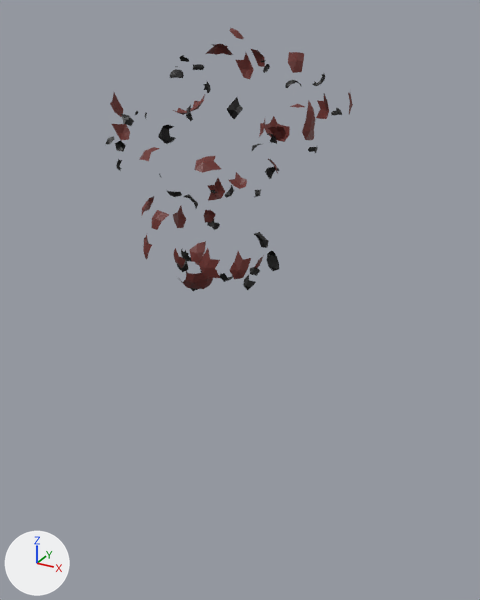
Renders of the glTF model public/models/azuki_unarmed_frames/explode/explode.f0020.glb from each side of a commit.
Before and after are seen from a camera (50 mm lens) standing at (11.6, -19.73, 4.98) and looking at (0.42, 0.6, -5.19). The lights are fixed; the arrows at lower left show +X, +Y and +Z. Where no turn or scale is listed for an object, it has been applied to the vertices. Vertices at the same position are counted once.

In view in the first picture: 'Body.001'.
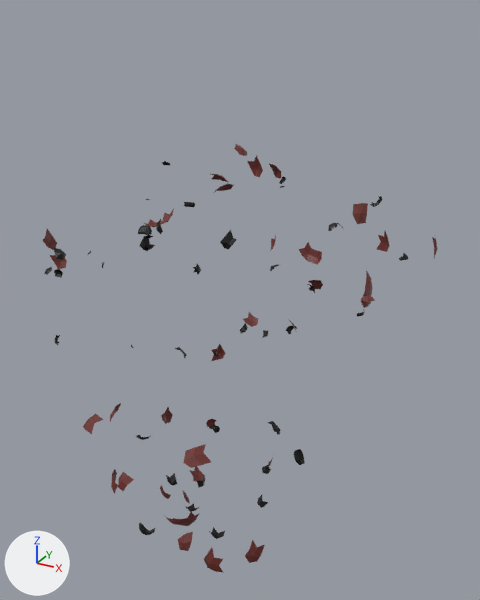
What differs and where, as boxes [x1, y1, x2, y2] in the pictures (480 x 600 px; the box of a moved part takes in the faces that stretch with it):
'Body.001', reshaped (59% wider, 63% taller)
    before: [106, 27, 353, 291]
    after: [43, 143, 437, 573]
part 1 of me_bodysubnode_001, moved or reshaped
    before: [173, 95, 205, 115]
    after: [144, 209, 174, 227]
part 2 of me_bodysubnode_001, moved or reshaped
    before: [179, 270, 217, 289]
    after: [165, 512, 199, 526]
part 3 of me_bodysubnode_001, moved or reshaped
    before: [254, 255, 264, 268]
    after: [266, 458, 273, 468]
part 4 of me_bodysubnode_001, moved or reshaped
    before: [195, 262, 200, 265]
    after: [190, 467, 205, 482]
part 5 of me_bodysubnode_001, moved or reshaped
    before: [229, 172, 247, 189]
    after: [243, 312, 258, 327]
part 6 of me_bodysubnode_001, moved or reshaped
    before: [302, 100, 315, 140]
    after: [361, 270, 373, 308]
part 7 of me_bodysubnode_001, moved or reshaped
    before: [173, 248, 185, 268]
    after: [160, 485, 171, 499]
part 8 of me_bodysubnode_001, moved or reshaped
    before: [199, 248, 220, 278]
    after: [204, 548, 224, 573]
part 9 of me_bodysubnode_001, moved or reshaped
    before: [110, 93, 123, 117]
    after: [43, 229, 57, 250]
part 10 of me_bodysubnode_001, moved or reshaped (not visible before)
    after: [183, 491, 190, 504]
part 11 of me_bodysubnode_001, moved or reshaped
    before: [143, 235, 152, 259]
    after: [111, 469, 118, 494]
part 12 of me_bodysubnode_001, moved or reshaped
    before: [263, 116, 290, 142]
    after: [299, 242, 322, 265]
part 13 of me_bodysubnode_001, moved or reshaped
    before: [112, 124, 130, 140]
    after: [50, 255, 67, 269]
part 14 of me_bodysubnode_001, moved or reshaped
    before: [207, 178, 225, 201]
    after: [212, 344, 226, 361]
part 15 of me_bodysubnode_001, moved or reshaped
    before: [259, 120, 265, 137]
    after: [270, 235, 276, 251]
part 16 of me_bodysubnode_001, moved or reshaped
    before: [316, 94, 329, 119]
    after: [377, 231, 389, 252]
part 17 of me_bodysubnode_001, moved or reshaped
    before: [230, 251, 251, 280]
    after: [245, 540, 265, 563]
part 18 of me_bodysubnode_001, moved or reshaped
    before: [173, 206, 186, 228]
    after: [161, 407, 173, 424]
part 19 of me_bodysubnode_001, moved or reshaped
    before: [236, 53, 254, 79]
    after: [247, 155, 263, 178]
part 20 of me_bodysubnode_001, moved or reshaped
    before: [348, 93, 353, 114]
    after: [432, 237, 437, 258]
part 21 of me_bodysubnode_001, moved or reshaped
    before: [189, 241, 206, 262]
    after: [178, 532, 193, 551]
part 22 of me_bodysubnode_001, moved or reshaped
    before: [288, 52, 304, 73]
    after: [353, 203, 368, 224]
part 23 of me_bodysubnode_001, moved or reshaped
    before: [194, 156, 221, 173]
    after: [183, 444, 211, 468]
part 24 of me_bodysubnode_001, moved or reshaped
    before: [142, 196, 154, 215]
    after: [110, 403, 121, 422]

The change, as a list of edits to the scene's bpy script:
```text
Change me_bodysubnode_001:
    remove me_bodysubnode_001.from_pydata(...)  # 874 vertices, 878 faces; spans x -4.63..3.92, y -4.33..4.29, z -4.63..4.39
    add me_bodysubnode_001.from_pydata(...)  # 874 vertices, 878 faces; spans x -8.33..6.89, y -8.0..7.77, z -15.12..0.51
    me_bodysubnode_001 part 1: the loose piece of 15 vertices spanning x -1.73..-0.75, y -0.39..0.52, z 1.63..2.29 is moved by (-1.38, -0.14, -4.18)
    me_bodysubnode_001 part 2: the loose piece of 20 vertices spanning x -0.88..0.5, y -1.9..-1.0, z -4.21..-3.03 is moved by (-0.4, -1.0, -10.12)
    me_bodysubnode_001 part 3: the loose piece of 10 vertices spanning x 0.3..0.77, y 1.35..2.03, z -4.5..-3.7 is moved by (-0.13, 1.61, -10.5)
    me_bodysubnode_001 part 4: the loose piece of 10 vertices spanning x -1.05..-0.52, y -0.72..0.03, z -3.78..-3.21 is moved by (-0.26, -0.22, -9.68)
    me_bodysubnode_001 part 5: the loose piece of 9 vertices spanning x -1.5..-0.76, y 3.11..3.53, z -1.62..-1.06 is moved by (-0.89, 2.86, -7.53)
    me_bodysubnode_001 part 6: the loose piece of 13 vertices spanning x 2.77..3.11, y 0.12..0.93, z 1.04..2.26 is moved by (2.16, 0.68, -5.71)
    me_bodysubnode_001 part 7: the loose piece of 8 vertices spanning x -0.96..-0.35, y -1.85..-1.6, z -3.37..-2.54 is moved by (-0.48, -0.92, -9.63)
    me_bodysubnode_001 part 8: the loose piece of 10 vertices spanning x 1.04..1.76, y -3.27..-3.08, z -2.75..-1.79 is moved by (1.33, -2.27, -9.51)
    me_bodysubnode_001 part 9: the loose piece of 8 vertices spanning x -3.2..-2.96, y -1.92..-1.26, z 1.61..2.44 is moved by (-2.25, -1.51, -4.65)
    me_bodysubnode_001 part 10: the loose piece of 8 vertices spanning x -1.42..-1.02, y -0.73..-0.15, z -4.46..-3.86 is moved by (-0.6, 0.1, -10.66)
    me_bodysubnode_001 part 11: the loose piece of 14 vertices spanning x -2.32..-1.5, y -2.17..-1.26, z -3.13..-2.17 is moved by (-1.36, -1.26, -9.88)
    me_bodysubnode_001 part 12: the loose piece of 13 vertices spanning x -0.24..0.89, y 3.54..3.91, z 0.31..1.19 is moved by (0.39, 2.98, -5.9)
    me_bodysubnode_001 part 13: the loose piece of 8 vertices spanning x -4.63..-4.13, y -0.05..0.47, z 0.49..1.08 is moved by (-3.7, -0.2, -5.72)
    me_bodysubnode_001 part 14: the loose piece of 10 vertices spanning x -2.28..-1.74, y 2.78..3.28, z -2.19..-1.23 is moved by (-1.44, 2.38, -8.94)
    me_bodysubnode_001 part 15: the loose piece of 8 vertices spanning x -0.69..-0.28, y 3.74..4.29, z 0.29..1.13 is moved by (-1.11, 3.48, -5.96)
    me_bodysubnode_001 part 16: the loose piece of 10 vertices spanning x 2.06..2.7, y 2.98..3.35, z 1.31..2.27 is moved by (1.93, 2.42, -5.44)
    me_bodysubnode_001 part 17: the loose piece of 9 vertices spanning x 1.79..2.32, y -2.59..-2.09, z -2.97..-2.01 is moved by (1.5, -1.68, -9.72)
    me_bodysubnode_001 part 18: the loose piece of 9 vertices spanning x -2.28..-2.1, y 0.2..0.92, z -2.77..-1.81 is moved by (-1.33, 0.36, -9.52)
    me_bodysubnode_001 part 19: the loose piece of 9 vertices spanning x -1.1..-0.38, y 3.01..3.2, z 2.55..3.51 is moved by (-0.67, 2.2, -4.2)
    me_bodysubnode_001 part 20: the loose piece of 9 vertices spanning x 3.61..3.92, y 1.63..2.28, z 1.72..2.68 is moved by (2.97, 1.63, -5.03)
    me_bodysubnode_001 part 21: the loose piece of 7 vertices spanning x 0.6..1.07, y -3.13..-2.7, z -2.37..-1.77 is moved by (0.59, -2.2, -9.74)
    me_bodysubnode_001 part 22: the loose piece of 8 vertices spanning x 2.82..3.21, y -0.96..-0.29, z 3.24..3.78 is moved by (2.4, -0.29, -4.19)
    me_bodysubnode_001 part 23: the loose piece of 9 vertices spanning x 1.47..2.21, y -4.12..-3.44, z 0.79..1.14 is moved by (1.6, -3.44, -7.14)
    me_bodysubnode_001 part 24: the loose piece of 12 vertices spanning x -3.01..-2.45, y -1.01..-0.08, z -1.97..-1.37 is moved by (-2.11, -0.34, -9.34)
    me_bodysubnode_001 part 25: 628 of 874 vertices moved; they spanned x -4.63..3.06, y -4.33..4.01, z -4.63..4.39 and now span x -8.33..5.7, y -8.0..7.23, z -14.87..0.51; mean shift (-0.26, 0.43, -6.93); largest move (0.51, 1.23, -4.34) -> (0.38, 2.85, -14.84)
```
